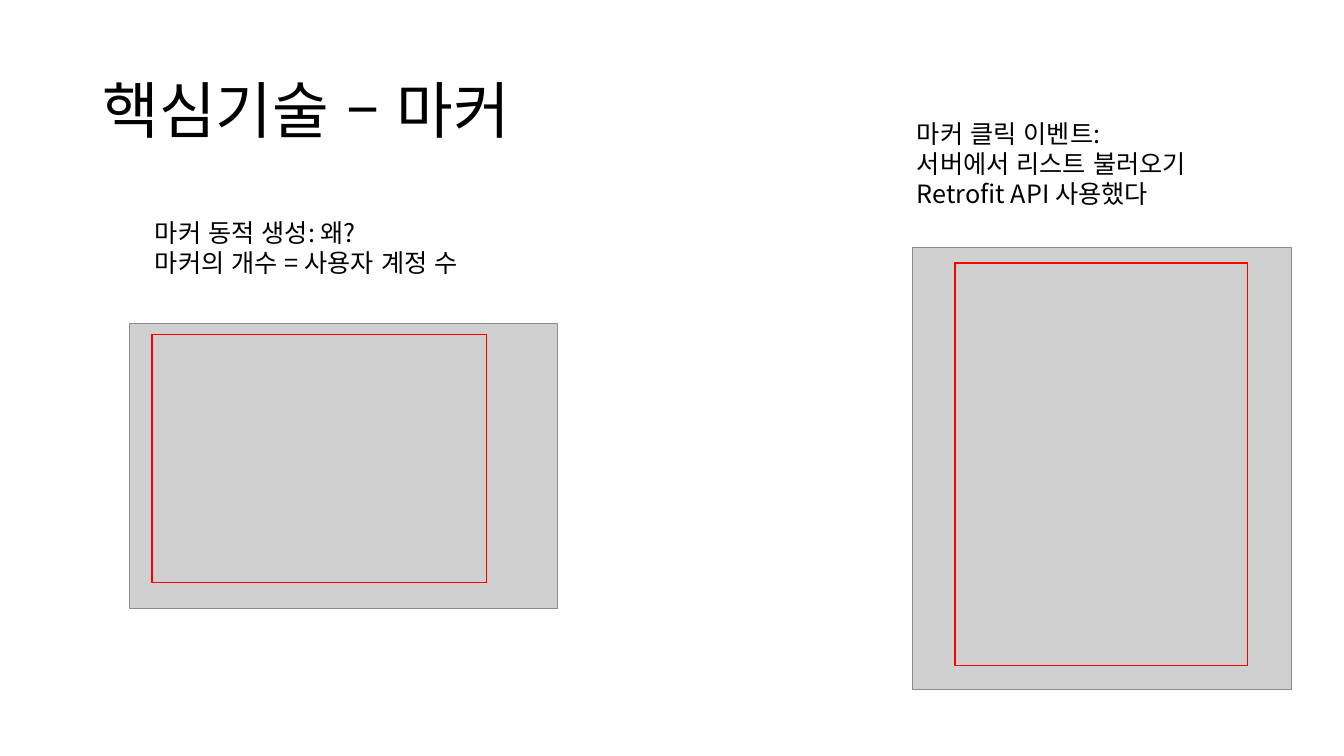
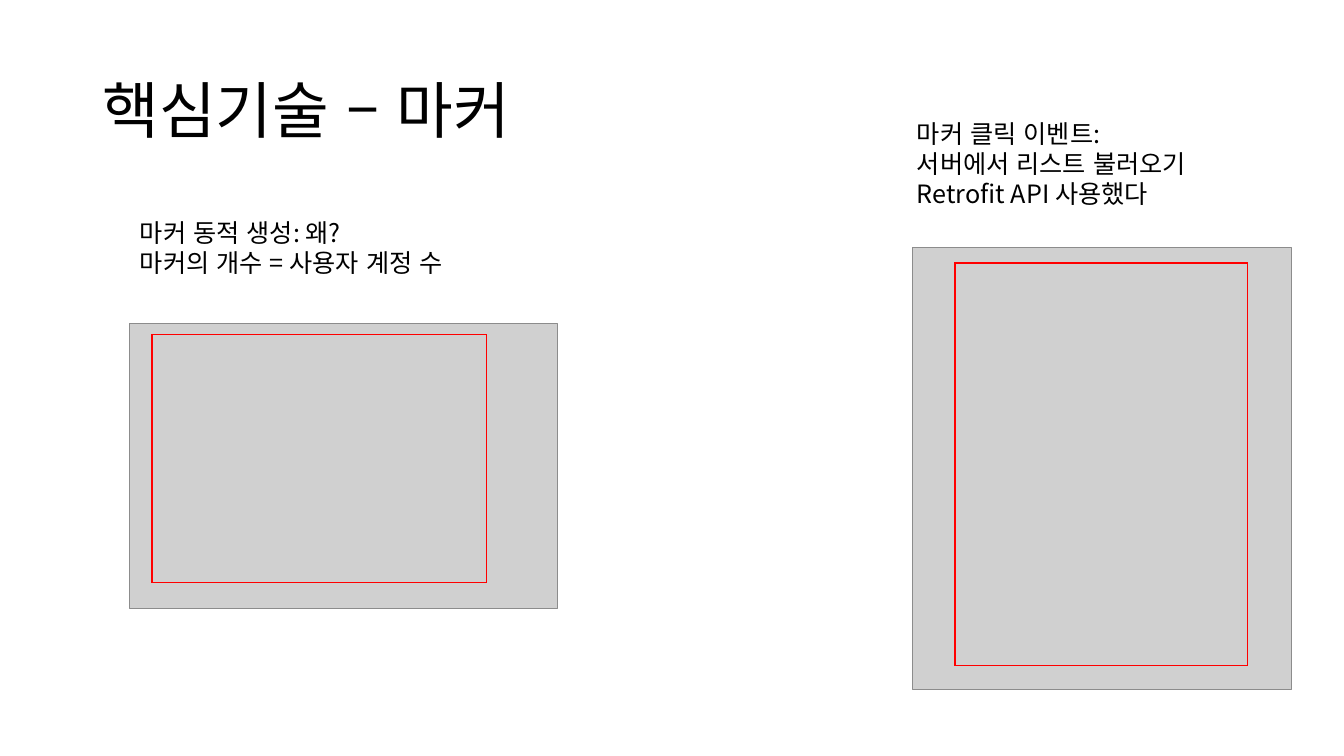
Before and after one commit to VanSubstance/doubleSlash_06, a slide deck: slide 6 of Datas/미니프로젝트 개발발표.pptx. Drawn at 1344x756 pixels with LibreOffice and Linux fonts; fonts in the diff are those of the drawing; grey boxes stand for pictures. Boxes give left, top, right and bottom in pixels: in the first picture for what was removed or moved away, otherwise in the second. Text is boxed around its words. In the diff, an @@ line names an element or a change of style, - is before the commit and + after.

```diff
--- a/Datas/미니프로젝트 개발발표.pptx
+++ b/Datas/미니프로젝트 개발발표.pptx
@@ text "마커 동적 생성: 왜?": place and size @@
-text "마커 동적 생성: 왜?" at [155, 221, 458, 274]
+text "마커 동적 생성: 왜?" at [140, 221, 443, 274]
```
Also in this commit, not shown: 2 other slides changed, 3 other files.
